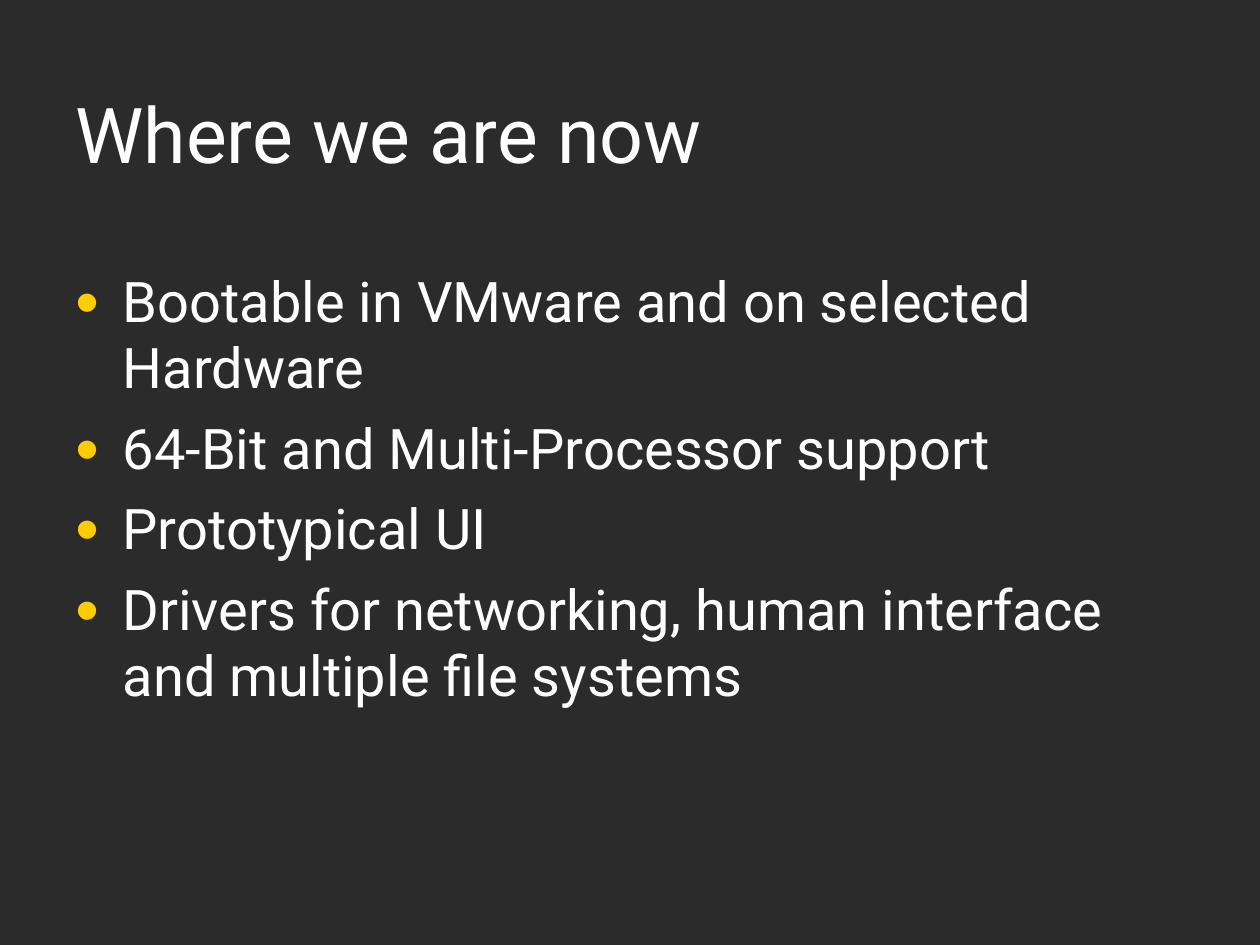
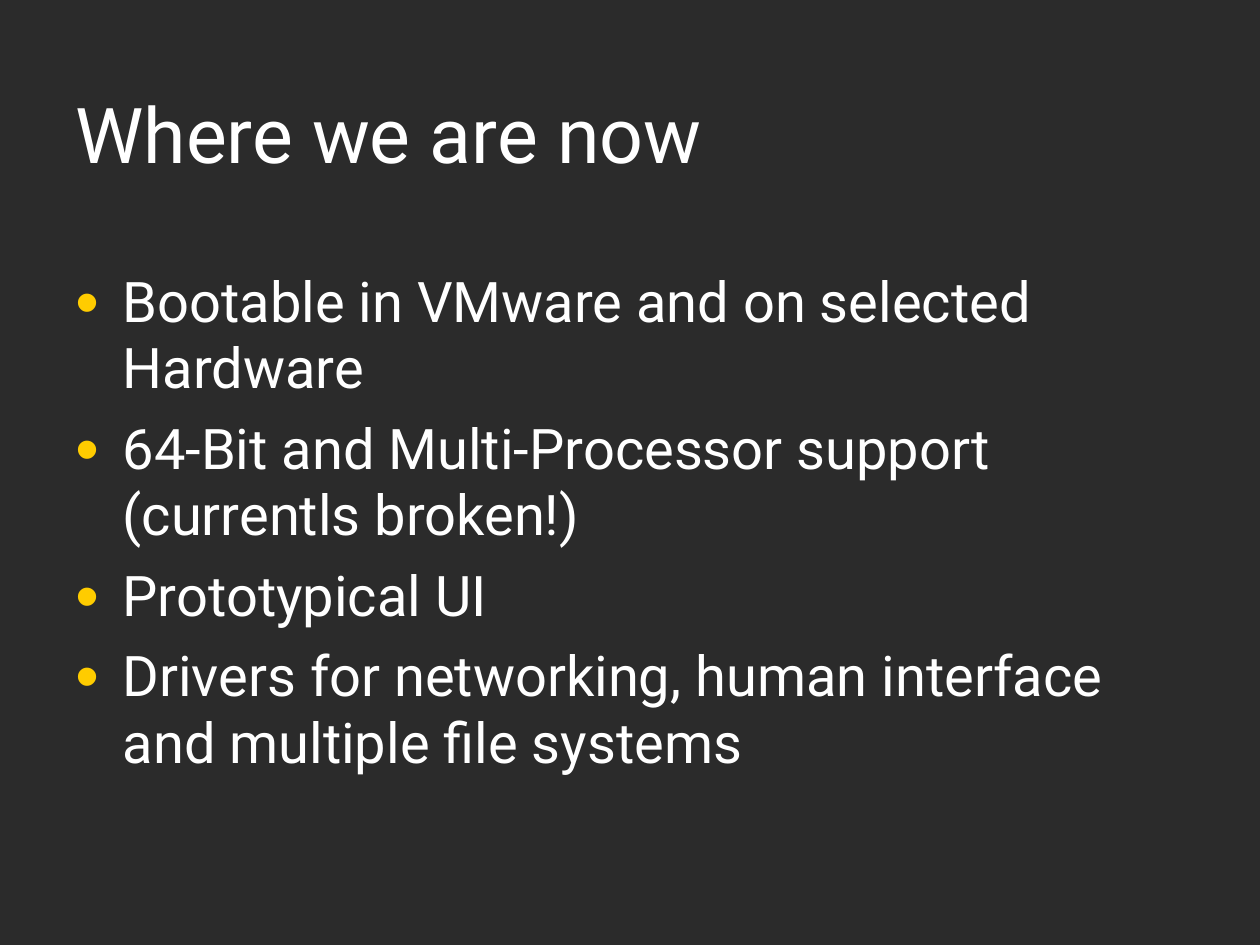
Before and after one commit to jnode/jnode, a slide deck: slide 3 of docs/presentations/TheWayAhead.odp. Drawn at 1260x945 pixels with LibreOffice and Linux fonts; fonts in the diff are those of the drawing; background and template pictures are left out; a plain dark background stands for a picture behind light text. Boxes give left, top, right and bottom in pixels: in the first picture for what was removed or moved away, otherwise in the second. Text is boxed around its words. In the diff, an @@ line names an element or a change of style, - is before the commit and + after.

```diff
--- a/docs/presentations/TheWayAhead.odp
+++ b/docs/presentations/TheWayAhead.odp
@@ text at <box>123,427,990,548</box>: text changed @@
-• 64-Bit and Multi-Processor support
+• 64-Bit and Multi-Processor support (currentls broken!)
```
Also in this commit, not shown: 1 other slide changed, 2 slides added, 1 other file.
